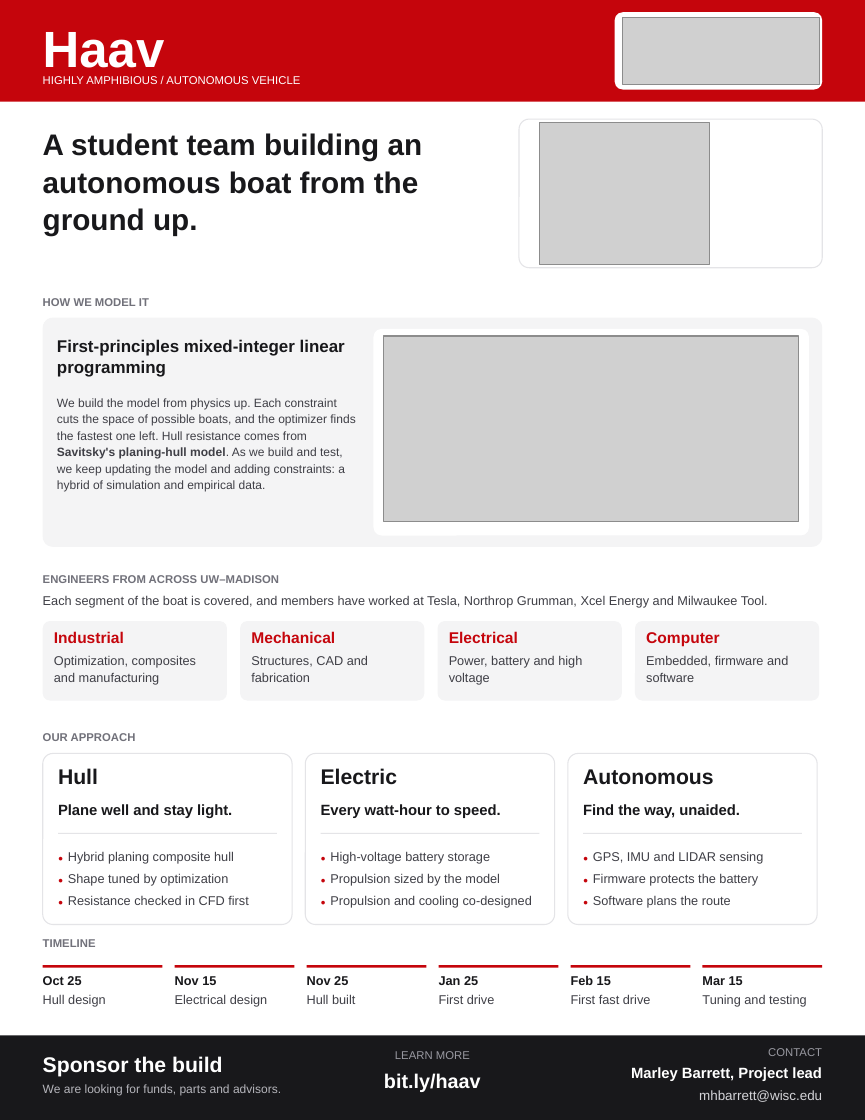
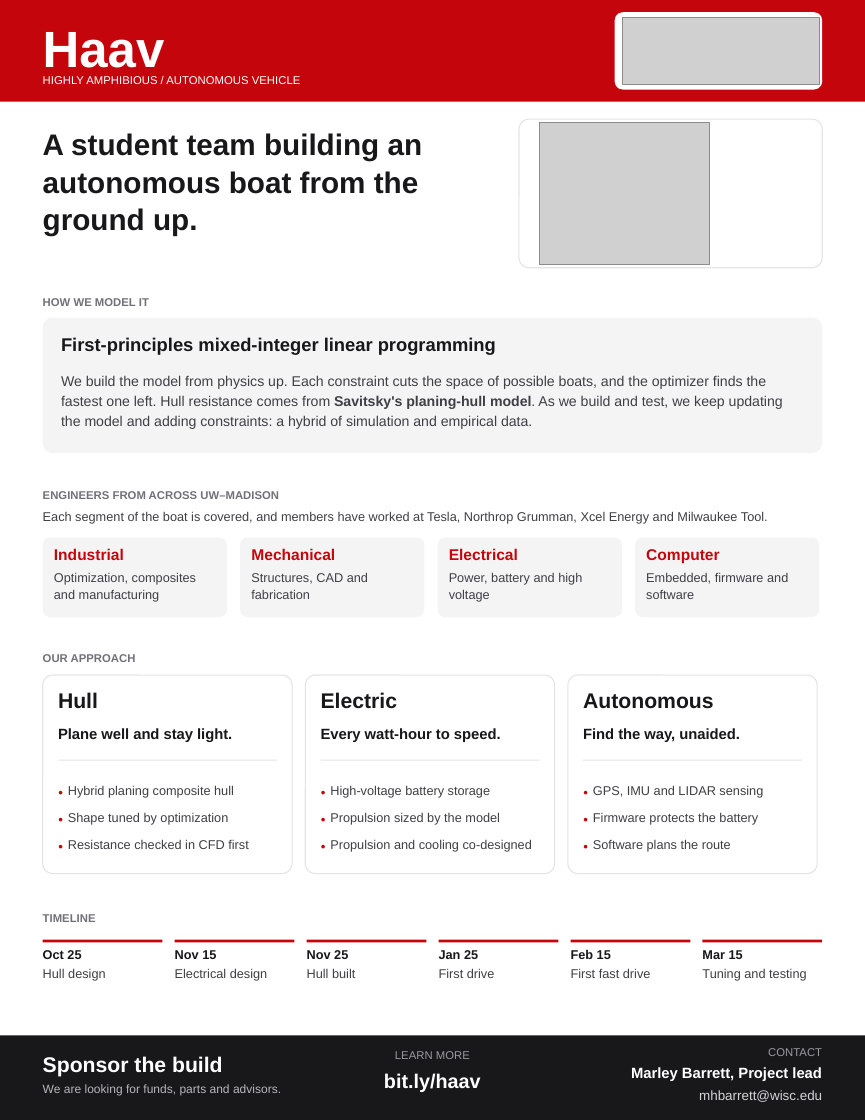
Before and after one commit to MarMar888/hav, a slide deck: slide 1 of dashboard/public/haav-handout.pptx. Drawn at 865x1120 pixels with LibreOffice and Linux fonts; fonts in the diff are those of the drawing; grey boxes stand for pictures. Boxes give left, top, right and bottom in pixels: in the first picture for what was removed or moved away, otherwise in the second. Text is boxed around its words. In the diff, an @@ line names an element or a change of style, - is before the commit and + after.

```diff
--- a/dashboard/public/haav-handout.pptx
+++ b/dashboard/public/haav-handout.pptx
@@ rounded rectangle resized from (x1=43, y1=318, x2=822, y2=546) to (x1=43, y1=318, x2=822, y2=453) @@
@@ rounded rectangle removed at (x1=373, y1=329, x2=809, y2=535) @@
@@ text "First-principles mixed-integer linear programming" at (x1=61, y1=337, x2=496, y2=355): size 12 to 13 pt @@
@@ picture removed at (x1=384, y1=336, x2=799, y2=521) @@
@@ text "We build the model from ..." moved from (x1=57, y1=398, x2=355, y2=492) to (x1=61, y1=375, x2=783, y2=429) @@
@@ text "We build the model from ..." at (x1=61, y1=375, x2=783, y2=429): size 8.5 to 10 pt; line spacing 1.15 to 1.2 @@
@@ 10 texts, 4 rounded rectangles moved together from (x1=43, y1=575, x2=819, y2=700) to (x1=43, y1=491, x2=819, y2=617) @@
@@ text "OUR APPROACH" moved from (x1=43, y1=733, x2=136, y2=741) to (x1=43, y1=654, x2=136, y2=662) @@
@@ rounded rectangle resized from (x1=43, y1=753, x2=292, y2=924) to (x1=43, y1=675, x2=292, y2=873) @@
@@ proportions changed in 4 elements at (x1=43, y1=318, x2=822, y2=453), (x1=43, y1=675, x2=292, y2=873), (x1=568, y1=675, x2=817, y2=873), (x1=305, y1=675, x2=555, y2=873) @@
@@ rounded rectangle resized from (x1=305, y1=753, x2=555, y2=924) to (x1=305, y1=675, x2=555, y2=873) @@
@@ rounded rectangle resized from (x1=568, y1=753, x2=817, y2=924) to (x1=568, y1=675, x2=817, y2=873) @@
@@ text "● Hybrid planing composite hull" moved from (x1=68, y1=851, x2=248, y2=905) to (x1=68, y1=785, x2=248, y2=849) @@
@@ text "● High-voltage battery storage" moved from (x1=330, y1=851, x2=532, y2=908) to (x1=330, y1=785, x2=532, y2=852) @@
@@ line spacing 1.45 to 1.75 in 3 elements at (x1=68, y1=785, x2=248, y2=849), (x1=330, y1=785, x2=532, y2=852), (x1=593, y1=785, x2=763, y2=852) @@
@@ text "● GPS, IMU and LIDAR ..." moved from (x1=593, y1=851, x2=763, y2=908) to (x1=593, y1=785, x2=763, y2=852) @@
@@ 6 texts, 3 rectangles moved together from (x1=58, y1=768, x2=802, y2=833) to (x1=58, y1=692, x2=802, y2=760) @@
@@ 13 texts, 6 rectangles moved together from (x1=43, y1=939, x2=822, y2=1007) to (x1=43, y1=914, x2=822, y2=981) @@
```
Also in this commit, not shown: 6 other files.
